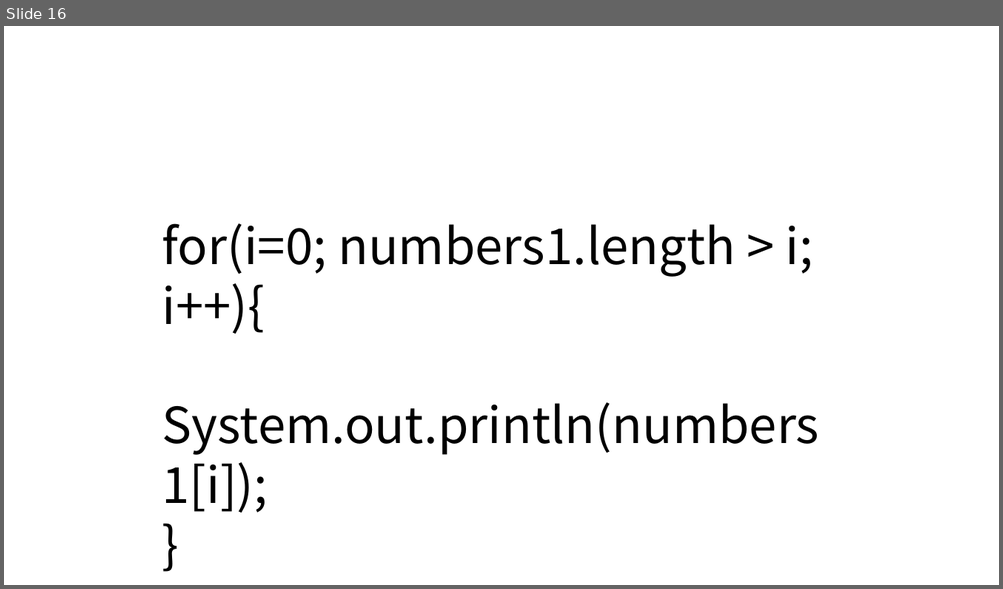
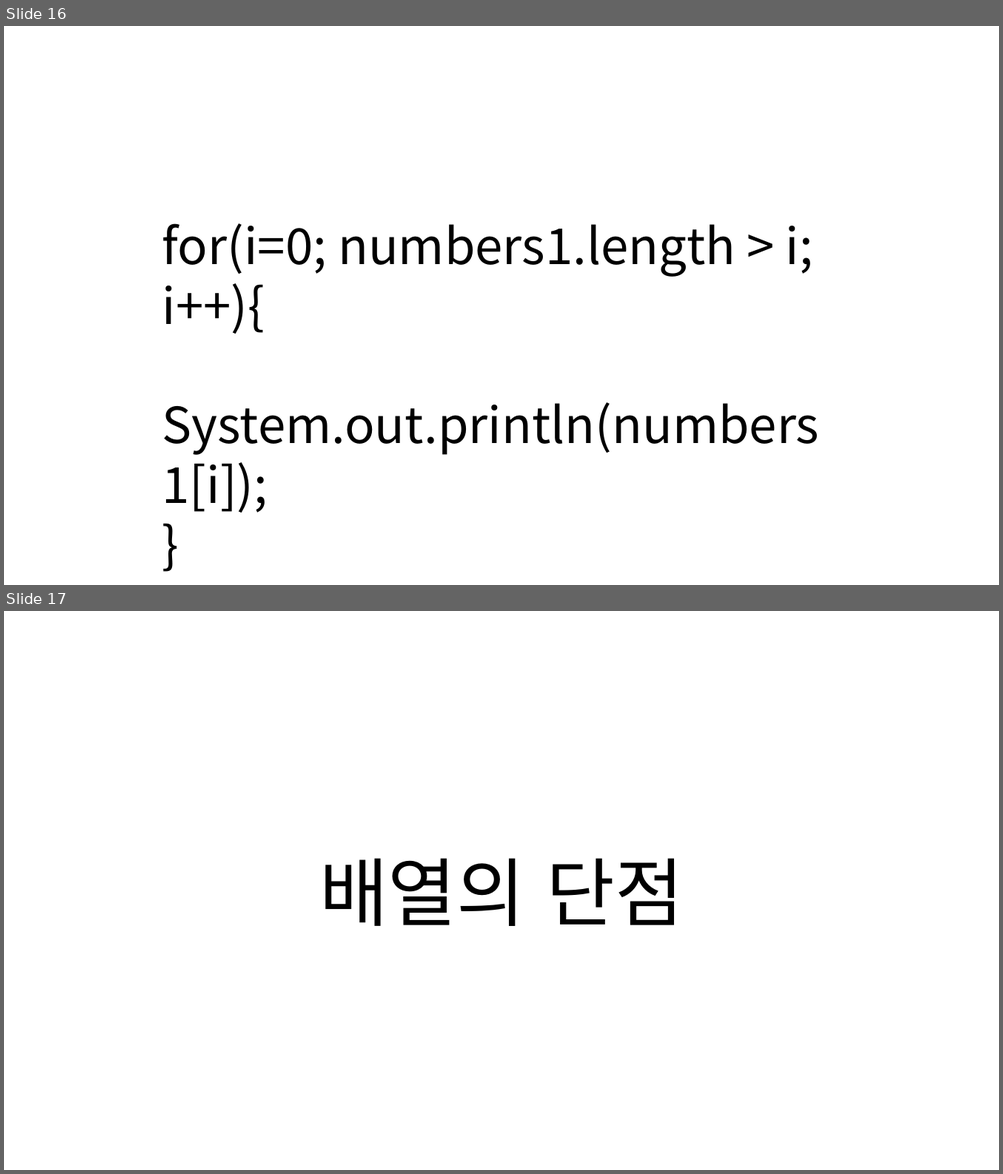
Before and after one commit to happydeveloper/data_structure, a slide deck: presentation/array_java_api.pptx. Shown one above the other, each under a label of ours: slide 16 before the commit, slides 16 and 17 after it. The pictures are 1003x589 and 1003x1174 pixels, drawn with LibreOffice and Linux fonts; fonts in the diff are those of the drawing. Boxes give left, top, right and bottom in pixels: in the first picture for what was removed or moved away, otherwise in the second. Text is boxed around its words. In the diff, an @@ line names an element or a change of style, - is before the commit and + after.

```diff
--- a/presentation/array_java_api.pptx
+++ b/presentation/array_java_api.pptx
@@ slide 17 added at box(4, 611, 999, 1170), background #FFFFFF @@
@@ title added at box(319, 858, 683, 926), 72 pt, text #000000 @@
+배열의 단점
```
Also in this commit, not shown: 4 slides changed, 5 other slides added, 15 other files.
